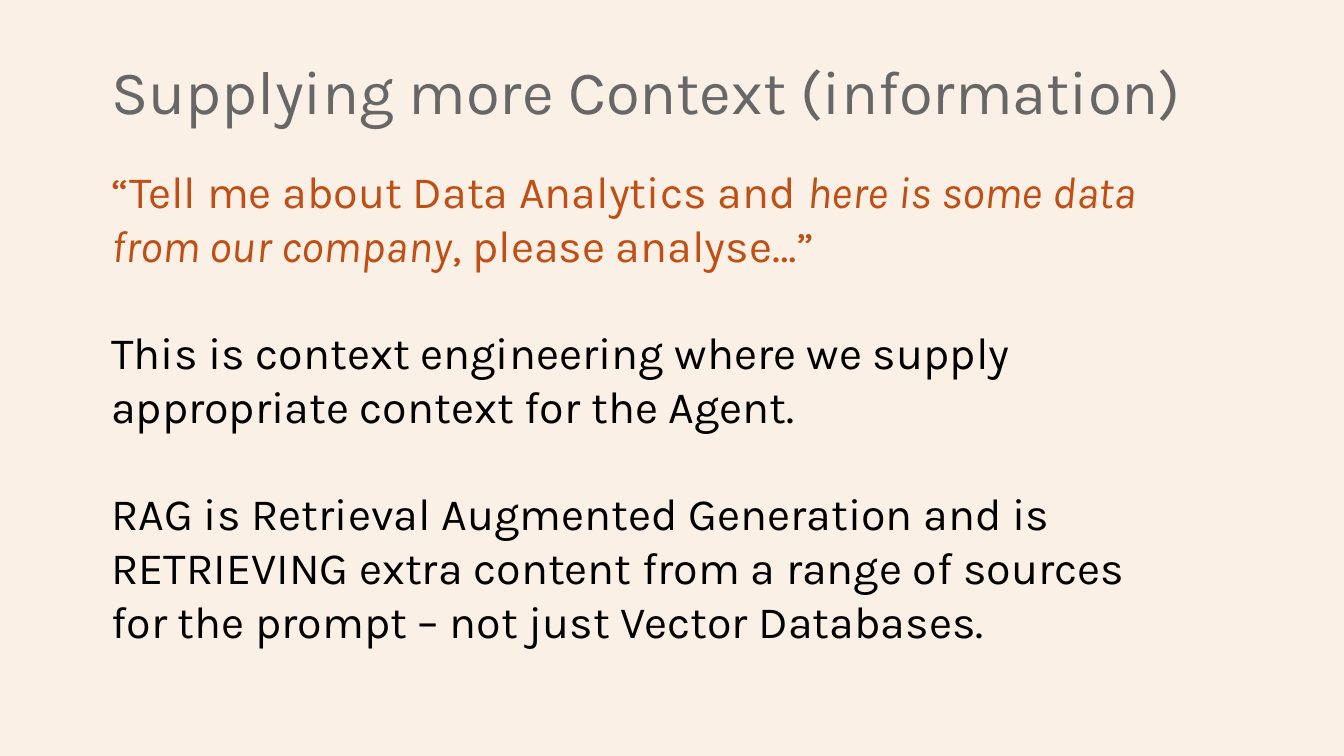
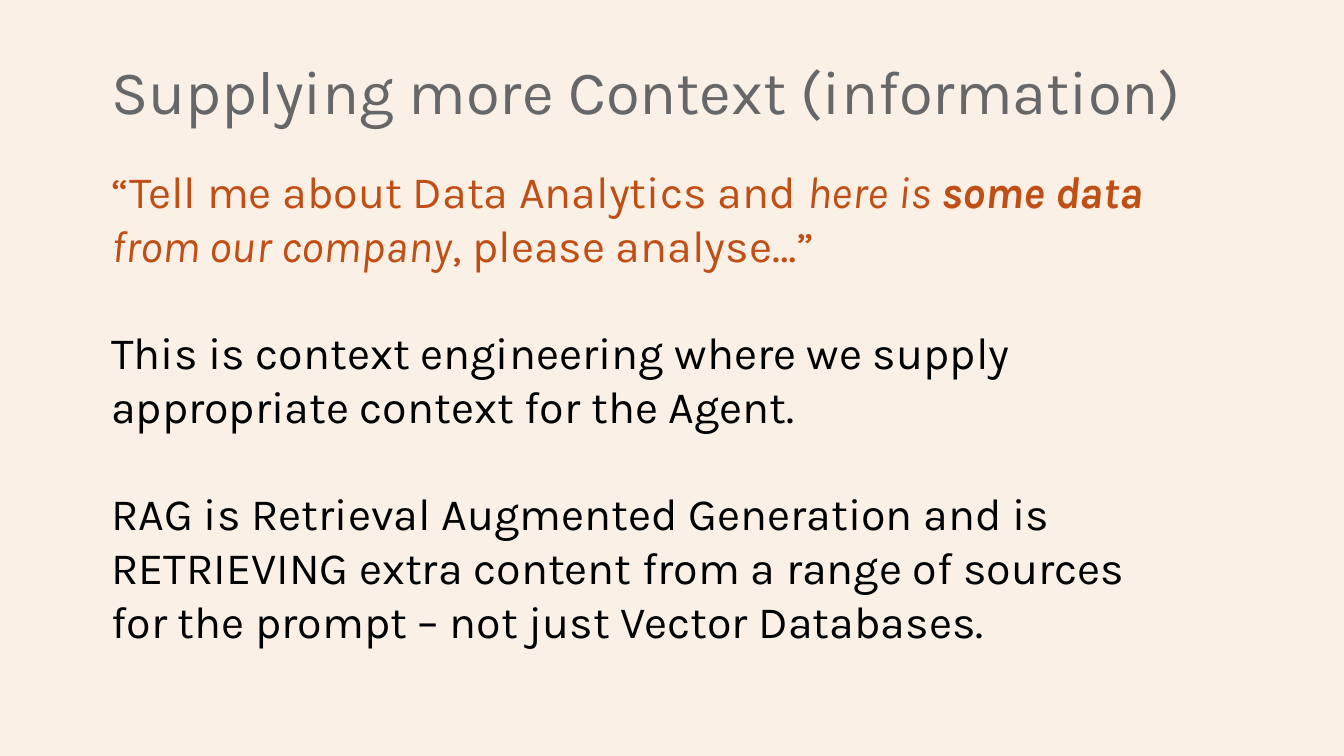
Before and after one commit to Python-Test-Engineer/earl2025, a slide deck: slide 12 of AI_Agents_in_the_Data_Pipeline.pptx. Drawn at 1344x756 pixels with LibreOffice and Linux fonts; fonts in the diff are those of the drawing. Boxes give left, top, right and bottom in pixels: in the first picture for what was removed or moved away, otherwise in the second. Text is boxed around its words. In the diff, an @@ line names an element or a change of style, - is before the commit and + after.

```diff
--- a/AI_Agents_in_the_Data_Pipeline.pptx
+++ b/AI_Agents_in_the_Data_Pipeline.pptx
@@ text at (111,177,1143,273): bold on in "some data" @@
```
Also in this commit, not shown: 1 other slide changed, 8 other files.
